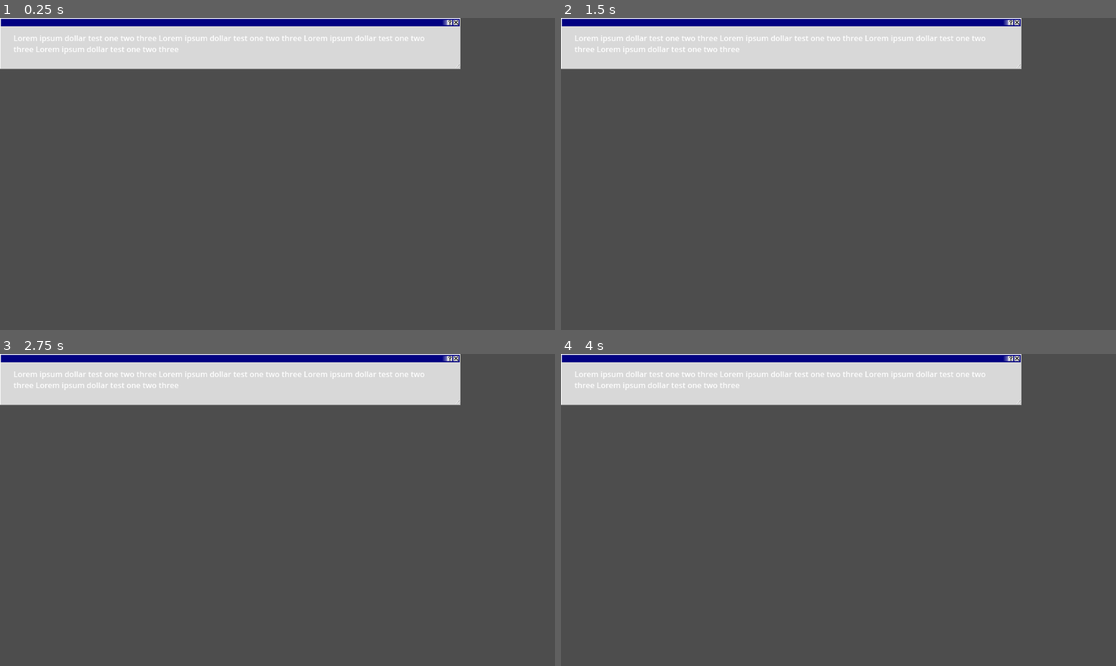
Above: before the commit, frames 1-4 (two rows, left to right).
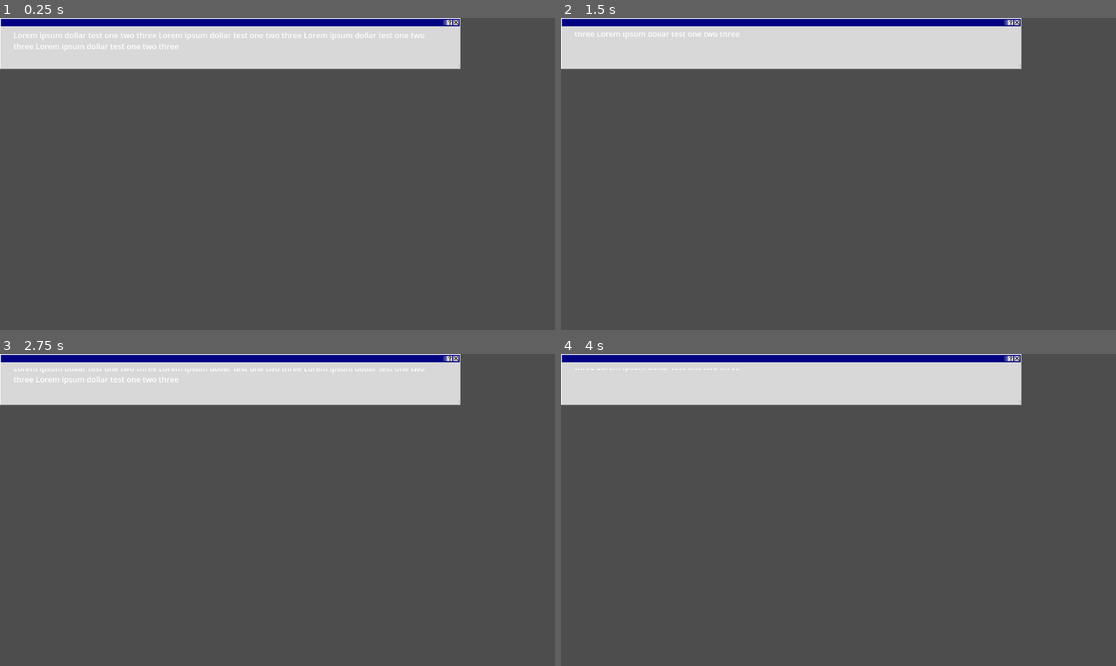
Above: after the commit, the same moments.

Repository: MayerDaniel/ggj2025_bubble_soiree
Game: Godot game, scene res://Scenes/PartyScreen/prompt_and_answers.tscn
Two runs of this game, one before a commit and one after it. Both use one fixed random seed, a clock stepped at 60 frames per second and the inputs below. The project has no main scene, so this scene is started directly.
Inputs:
- Up to frame 1 (0.25 s): no input
- Up to frame 2 (1.5 s): no input
- Up to frame 3 (2.75 s): tap Enter at 2 s
- Up to frame 4 (4 s): no input

The runs differ from the first frame. In frame 1, 0.6% of the frame differs, in the area x 2-77%, y 4-12%; in frame 2, 0.6%; in frame 3, 0.8%; in frame 4, 0.5%.

Commit message:
added autoscroll and rescroll to prompt boxes

Diff:
--- a/bubbly!/Scenes/PartyScreen/prompt_and_answers.gd
+++ b/bubbly!/Scenes/PartyScreen/prompt_and_answers.gd
@@ -5,11 +5,17 @@
 @onready var answers_box : HFlowContainer = get_node("AnswersFlowBox")
 # Called when the node enters the scene tree for the first time.
 func _ready():
+	prompt_text_label.get_v_scroll_bar().allow_greater = true
+	prompt_text_label.get_v_scroll_bar().step = 0.01
 	pass # Replace with function body.
 
 
 # Called every frame. 'delta' is the elapsed time since the previous frame.
 func _process(delta):
+	pass
+
+func _physics_process(delta):
+	vertical_auto_scroll_with_rescroll()
 	pass
 
 
@@ -19,3 +25,14 @@
 
 func attach_answer_card(_node):
 	answers_box.add_child(_node)
+
+
+func vertical_auto_scroll_with_rescroll():
+	var scroll_bar = prompt_text_label.get_v_scroll_bar()
+	var current_scroll_value: float = scroll_bar.value
+	if scroll_bar.max_value > 25: ##this value is dependant on the size of the box and will need to be tweaked
+		if current_scroll_value >= scroll_bar.max_value:
+			scroll_bar.value = scroll_bar.min_value
+		else:
+			current_scroll_value += 0.35
+			scroll_bar.value = current_scroll_value
--- a/bubbly!/Scenes/PartyScreen/response_box.gd
+++ b/bubbly!/Scenes/PartyScreen/response_box.gd
@@ -26,8 +26,9 @@
 func vertical_auto_scroll_with_rescroll():
 	var scroll_bar = answer_label.get_v_scroll_bar()
 	var current_scroll_value: float = scroll_bar.value
-	if current_scroll_value >= scroll_bar.max_value:
-		scroll_bar.value = scroll_bar.min_value
-	else:
-		current_scroll_value += 0.35
-		scroll_bar.value = current_scroll_value
+	if scroll_bar.max_value > 48: ##this value is dependant on the size of the box and will need to be tweaked
+		if current_scroll_value >= scroll_bar.max_value:
+			scroll_bar.value = scroll_bar.min_value
+		else:
+			current_scroll_value += 0.35
+			scroll_bar.value = current_scroll_value
